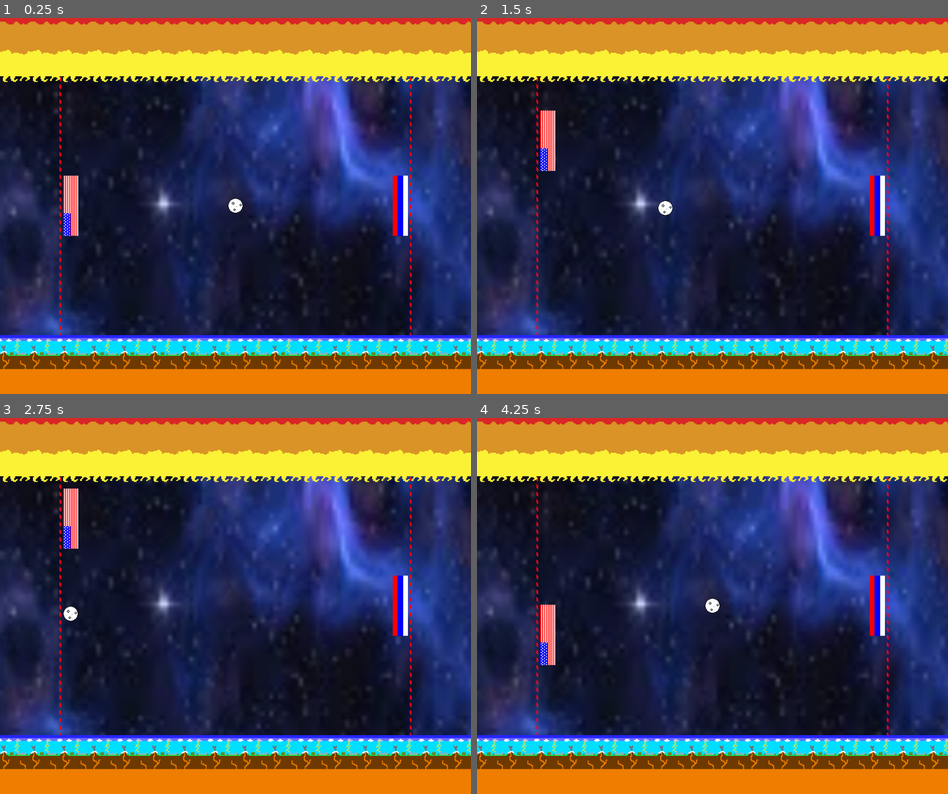
Above: before the commit, frames 1-4 (two rows, left to right).
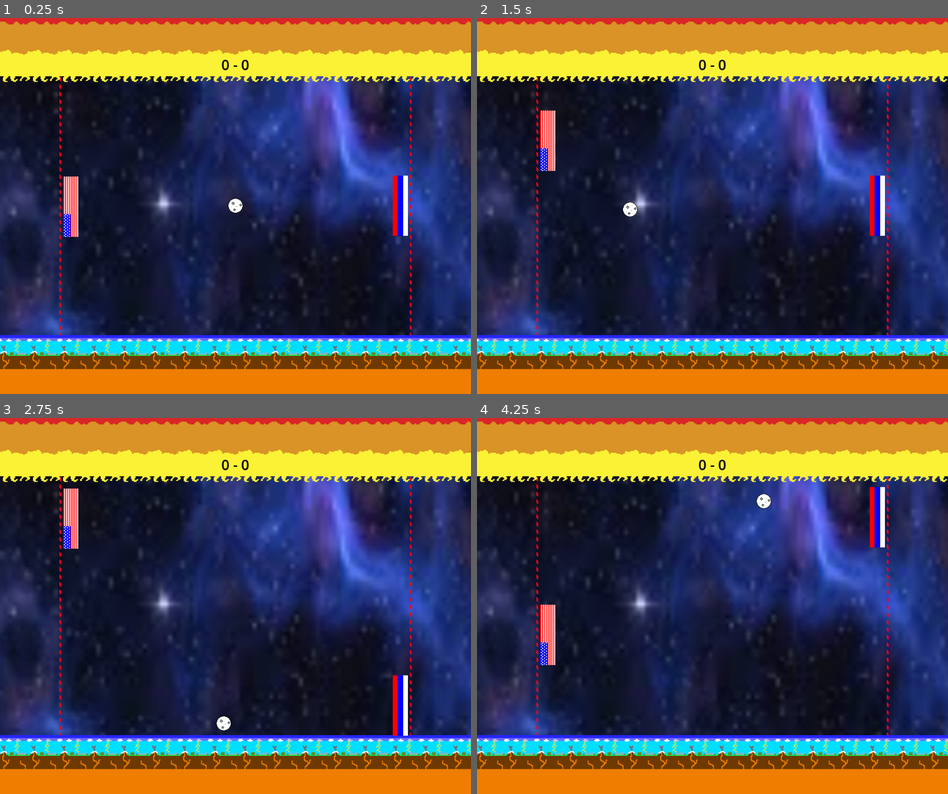
Above: after the commit, the same moments.

Repository: SetHet/ColdPongGame
Game: Godot game, scene res://Levels/level.tscn
Two runs of this game, one before a commit and one after it. Both use one fixed random seed, a clock stepped at 60 frames per second and the inputs below.
Inputs:
- Up to frame 1 (0.25 s): no input
- Up to frame 2 (1.5 s): tap Enter at 0.5 s; hold W (accion_up) 0.53-1.28 s; hold S (accion_down) from 1.28 s (still down)
- Up to frame 3 (2.75 s): release S (accion_down) at 2.03 s; hold W (accion_up) from 2.03 s (still down)
- Up to frame 4 (4.25 s): release W (accion_up) at 3.53 s; hold S (accion_down) from 3.53 s (still down)

The runs differ from the first frame. In frame 1, 0.2% of the frame differs, in the area x 13-53%, y 11-59%; in frame 2, 0.3%; in frame 3, 1.3%; in frame 4, 1.3%, in the area x 47-87%, y 11-59%.

Commit message:
marcador

Diff:
--- a/Ball/ball.gd
+++ b/Ball/ball.gd
@@ -3,6 +3,7 @@
 var speed = 0
 var maxSpeed = 500
 var minSpeed = 200
+var startSpeed = 350
 var scaleAddSpeedPerContact = 100
 var frictionColliders = 0.1
 var angleDeath = 0.8
@@ -14,7 +15,7 @@
 	ResetBall()
 
 func ResetBall():
-	speed = minSpeed
+	speed = startSpeed
 	direction.x = [-1, 1][randi() % 2]
 
 	direction.y = randf_range(-0.5, 0.5)
--- /dev/null
+++ b/Levels/Marcador.gd
@@ -0,0 +1,5 @@
+extends Label
+
+
+func ActualizarMarcador(player, oponente):
+	text = str(player) + " - " + str(oponente)
--- a/Levels/level.gd
+++ b/Levels/level.gd
@@ -9,24 +9,27 @@
 var timeout_start = 1
 
 func _ready():
+	$Marcador.ActualizarMarcador(pointsPlayer, pointsOponente)
 	RestartGame(timeout_start)
 
 func RestartGame(timeout = 0):
 	$Ball.is_moving = false
 	$Ball.position = positionBall
-	$Player.position = positionPlayer
-	$Oponente.position = positionOponente
+	#$Player.position = positionPlayer
+	#$Oponente.position = positionOponente
 	await get_tree().create_timer(timeout).timeout
 	$Ball.ResetBall()
 
 
 func _on_area_2d_body_entered(body):
 	pointsOponente += 1
+	$Marcador.ActualizarMarcador(pointsPlayer, pointsOponente)
 	await get_tree().create_timer(timeout_gol).timeout
 	RestartGame(timeout_gol)
 
 
 func _on_area_2d_body_entered_derecha(body):
 	pointsPlayer += 1
+	$Marcador.ActualizarMarcador(pointsPlayer, pointsOponente)
 	await get_tree().create_timer(timeout_gol).timeout
 	RestartGame(timeout_gol)
--- a/Levels/level.tscn
+++ b/Levels/level.tscn
@@ -8,6 +8,7 @@
 [ext_resource type="Texture2D" uid="uid://dxaombhgjsti5" path="res://Others/LineLimit_Segmentated.png" id="3_qnqtn"]
 [ext_resource type="PackedScene" uid="uid://bxx5kndjk02lr" path="res://Oponente/oponente.tscn" id="6_6pp2x"]
 [ext_resource type="Script" path="res://Levels/level.gd" id="7_acxe5"]
+[ext_resource type="Script" path="res://Levels/Marcador.gd" id="9_47g0o"]
 
 [sub_resource type="RectangleShape2D" id="RectangleShape2D_66nrd"]
 size = Vector2(720, 50)
@@ -106,5 +107,26 @@
 position = Vector2(350, 0)
 rotation = 3.14159
 
+[node name="Marcador" type="Label" parent="."]
+z_index = 4096
+texture_filter = 1
+anchors_preset = 8
+anchor_left = 0.5
+anchor_top = 0.5
+anchor_right = 0.5
+anchor_bottom = 0.5
+offset_left = -250.0
+offset_top = -320.0
+offset_right = 250.0
+offset_bottom = -280.0
+grow_horizontal = 2
+grow_vertical = 2
+theme_override_colors/font_color = Color(0, 0, 0, 1)
+theme_override_font_sizes/font_size = 30
+text = "X - X"
+horizontal_alignment = 1
+vertical_alignment = 1
+script = ExtResource("9_47g0o")
+
 [connection signal="body_entered" from="Arco izq/Area2D" to="." method="_on_area_2d_body_entered"]
 [connection signal="body_entered" from="Arco der/Area2D" to="." method="_on_area_2d_body_entered_derecha"]
Not shown: 1 places in Levels/level.tscn that only renumber resources
